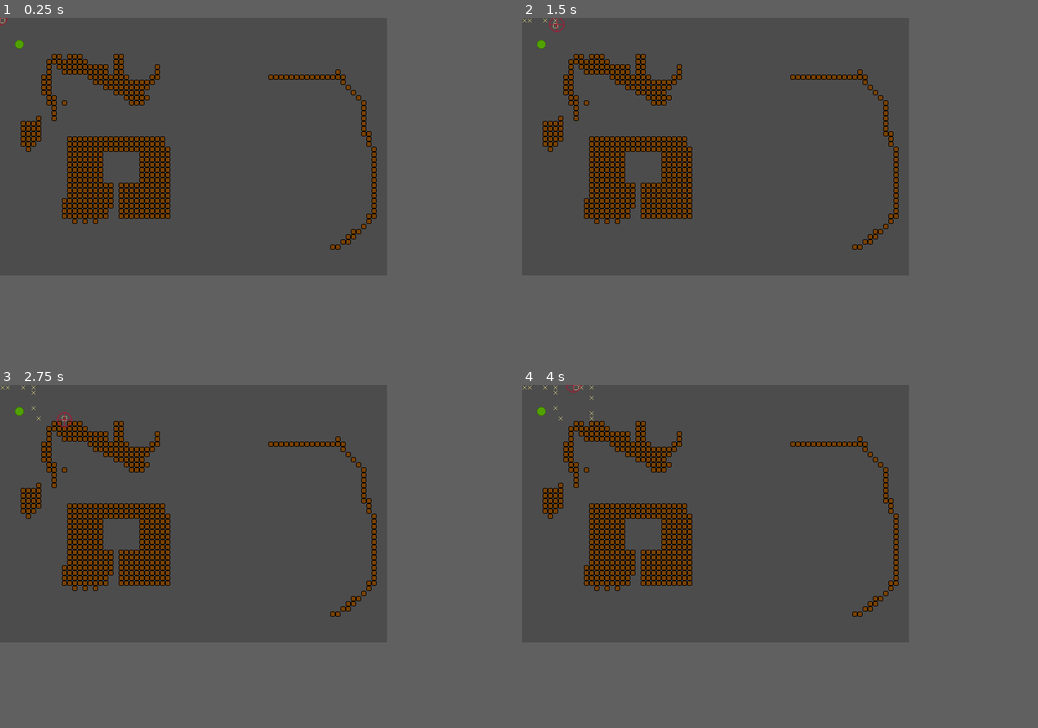
Above: before the commit, frames 1-4 (two rows, left to right).
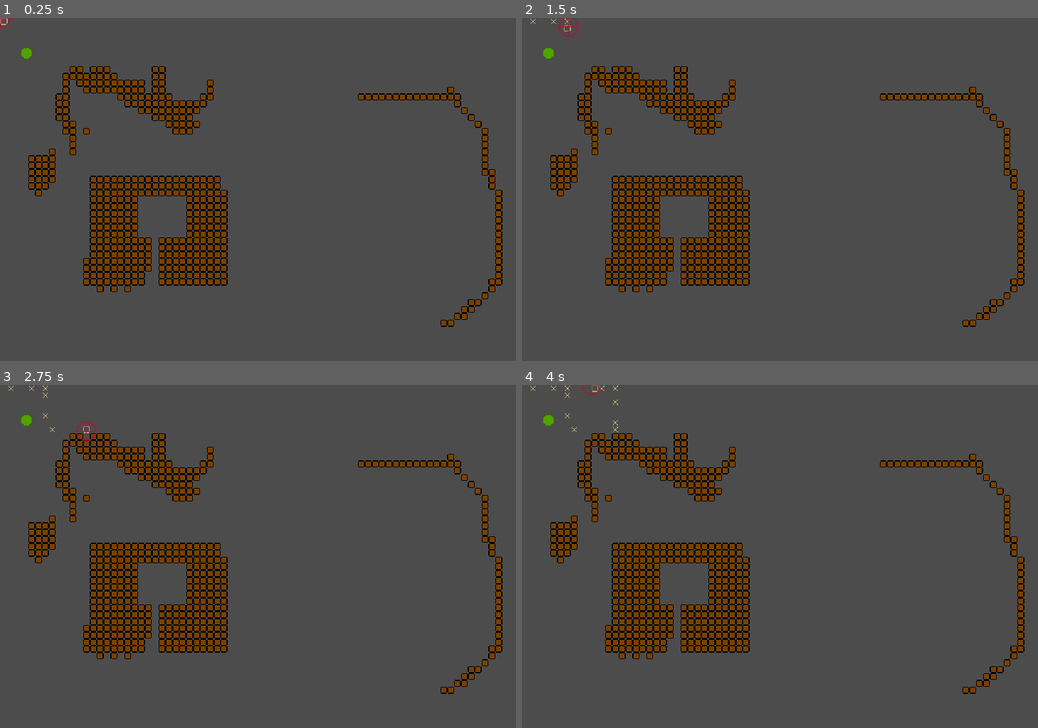
Above: after the commit, the same moments.

Repository: Roku-3/DungeonMaker
Game: Godot game, scene res://Scenes/Game.tscn
Same seed, same stepped clock (60 frames per second), same inputs: the game is played once before the commit and once after it.
Inputs:
- Up to frame 1 (0.25 s): no input
- Up to frame 2 (1.5 s): tap Enter (ui_accept) at 0.5, 0.6, 0.77, 1.07, 1.35 s; hold Right (ui_right) 0.53-1.28 s; hold Down (ui_down) from 1.28 s (still down)
- Up to frame 3 (2.75 s): tap Enter (ui_accept) at 1.52, 1.82, 2.1 s; release Down (ui_down) at 2.03 s; hold Right (ui_right) from 2.03 s (still down)
- Up to frame 4 (4 s): release Right (ui_right) at 2.78 s; hold Up (ui_up) 2.78-3.53 s; tap Enter (ui_accept) at 2.85, 3.02, 3.32, 3.6, 3.77 s; hold Left (ui_left) from 3.53 s (still down)
In our replay, the window is 600x400 before the commit and 800x533 after it. These sizes can differ from the game's own. Grey fills any space a smaller window leaves; there, only what the larger window draws over its background counts as a difference.

The runs differ from the first frame. In frame 1, 15% of the frame differs, in the area x 0-98%, y 0-91%; in frame 2, 15%; in frame 3, 15%; in frame 4, 15%.

Commit message:
twice to delete selected

Diff:
--- a/Scripts/Game.gd
+++ b/Scripts/Game.gd
@@ -20,9 +20,12 @@
 # Called every frame. 'delta' is the elapsed time since the previous frame.
 func _process(delta: float) -> void:
 	move_selection()
-
+	var cellPos =  Vector2(floor(selectionIndex.x)/8, floor(selectionIndex.y)/8)
 	if Input.is_action_just_pressed("ui_accept"):
-		$selectedTileMap.set_cell(floor(selectionIndex.x)/8, floor(selectionIndex.y)/8, 0)
+		if $selectedTileMap.get_cellv(cellPos) == -1:
+			$selectedTileMap.set_cellv(cellPos, 0)
+		elif $selectedTileMap.get_cellv(cellPos) == 0:
+			$selectedTileMap.set_cellv(cellPos, -1)
 
 func move_selection() -> void:
 	var selectionDirection = Vector2.ZERO
--- a/project.godot
+++ b/project.godot
@@ -18,6 +18,8 @@
 
 window/size/width=600
 window/size/height=400
+window/size/test_width=1200
+window/size/test_height=800
 window/stretch/mode="2d"
 window/stretch/aspect="keep"
 
